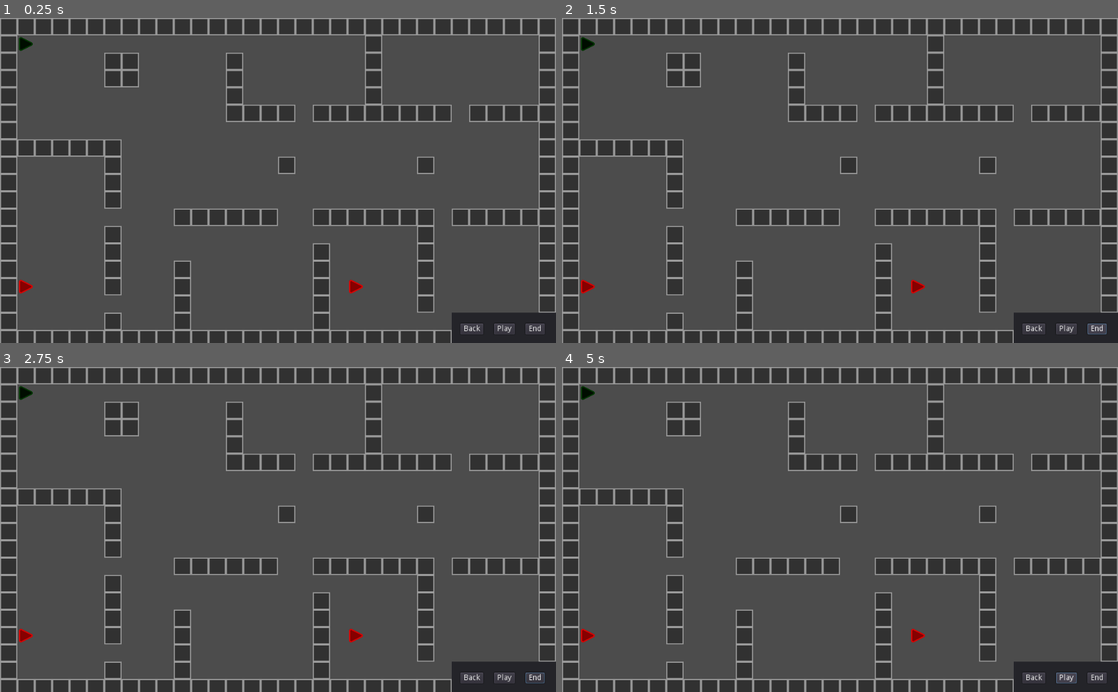
Above: before the commit, frames 1-4 (two rows, left to right).
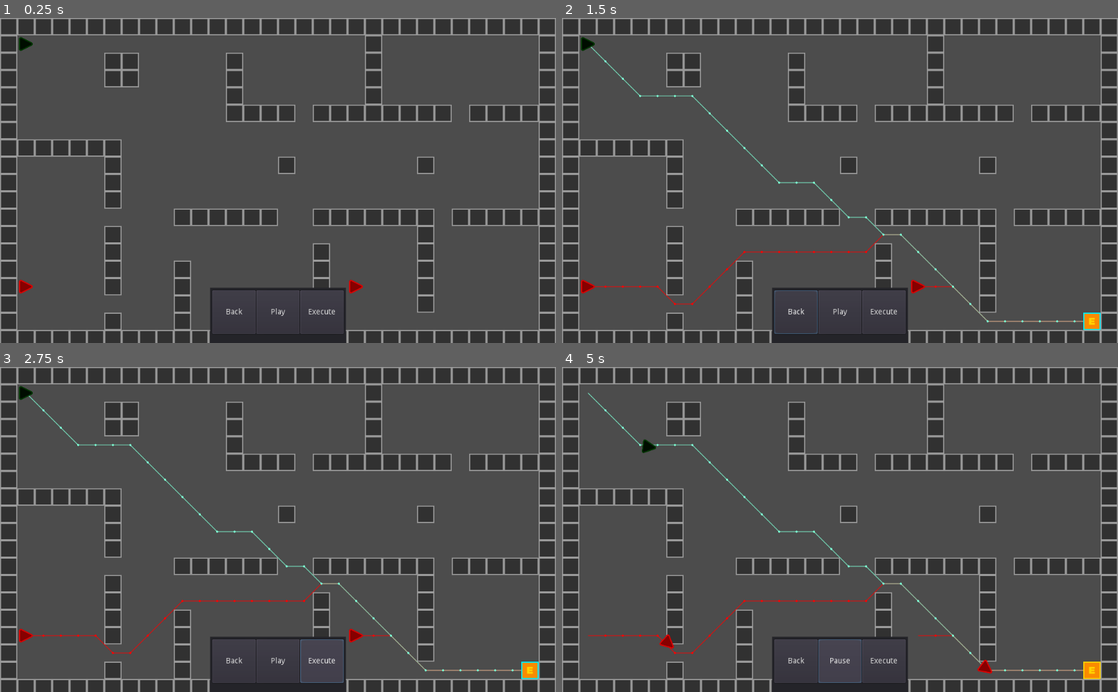
Above: after the commit, the same moments.

Repository: Matthew-Underwood/Jasper
Game: Godot game, scene res://scenes/main.tscn
Two runs of this game, one before a commit and one after it. Both use one fixed random seed, a clock stepped at 60 frames per second and the inputs below.
Inputs (mouse positions are in pixels of both pictures, inside the frame that each line leads up to):
- Up to frame 1 (0.25 s): no input
- Up to frame 2 (1.5 s): click "Back" at 0.5 s; click (1095, 330) at 1.25 s, where only the run before the commit has a clickable "End"
- Up to frame 3 (2.75 s): click (322, 659) at 2 s, where only the run after the commit has a clickable "Execute"
- Up to frame 4 (5 s): click "Play" at 2.75 s; click "Play" (after the commit: "Pause") at 3.5 s; click "Play" at 4.25 s

The runs differ from the first frame. In frame 1, 1.6% of the frame differs, in the area x 37-100%, y 82-100%; in frame 2, 2.4%; in frame 3, 2.6%; in frame 4, 2.9%, in the area x 3-100%, y 5-100%.
Error before the commit: Invalid get index '0' (on base: 'Dictionary'). (res://node/tile_map.gd:122)

Commit message:
Fix bugs
Fix bugs. Tidy up prototype playback UI.

Diff:
--- a/node/character.gd
+++ b/node/character.gd
@@ -27,14 +27,15 @@
 	if _state != States.FOLLOW:
 		return
 	var path = _tileMap.getPath(_characterInfo)
-	var targetPoint = path[_pathIndex]
-	var arrivedToNextPoint = _move_to(targetPoint)
-	if arrivedToNextPoint:
-		_pathIndex = _pathIndex + 1
-		if _pathIndex == (path.size()):
-			_pathIndex = 1
-			setState(States.IDLE)
-			return
+	if !path.empty():
+		var targetPoint = path[_pathIndex]
+		var arrivedToNextPoint = _move_to(targetPoint)
+		if arrivedToNextPoint:
+			_pathIndex = _pathIndex + 1
+			if _pathIndex == (path.size()):
+				_pathIndex = 1
+				setState(States.IDLE)
+				return
 
 
 func setCharacterInfo(characterInfo : CharacterInfo):
--- a/node/tile_map.gd
+++ b/node/tile_map.gd
@@ -119,9 +119,10 @@
 func getPath(characterInfo : CharacterInfo) -> Array:
 	var currentId = characterInfo.getId()
 	var pathWorld = []
-	for point in _pointPaths[currentId]:
-		var pointWorld = map_to_world(Vector2(point.x, point.y)) + _halfCellSize
-		pathWorld.append(pointWorld)
+	if _pointPaths.has(currentId):
+		for point in _pointPaths[currentId]:
+			var pointWorld = map_to_world(Vector2(point.x, point.y)) + _halfCellSize
+			pathWorld.append(pointWorld)
 	return pathWorld
 
 
--- /dev/null
+++ b/node/ui/Back.gd
@@ -0,0 +1,5 @@
+extends Button
+
+
+func _on_Back_button_up():
+	get_tree().call_group_flags(2, "characters", "resetState")
--- /dev/null
+++ b/node/ui/Play.gd
@@ -0,0 +1,12 @@
+extends Button
+
+var buttonText : String = "Play"
+
+func _on_Play_button_up():
+	if buttonText == "Play":
+		buttonText = "Pause"
+		get_tree().call_group_flags(2, "characters", "setState", 1)
+	else:
+		buttonText = "Play"
+		get_tree().call_group_flags(2, "characters", "setState", 0)
+	set_text(buttonText)
--- a/scenes/main.tscn
+++ b/scenes/main.tscn
@@ -19,8 +19,5 @@
 
 [node name="Characters" type="Node2D" parent="."]
 
-[node name="Control" parent="." instance=ExtResource( 4 )]
-margin_left = 832.0
-margin_top = 544.0
-margin_right = 832.0
-margin_bottom = 544.0
+[node name="Panel" parent="." instance=ExtResource( 4 )]
+mouse_filter = 2
--- a/scenes/ui/turn_playback.gd
+++ /dev/null
@@ -1,24 +0,0 @@
-extends Control
-
-
-# Declare member variables here. Examples:
-# var a = 2
-# var b = "text"
-
-
-# Called when the node enters the scene tree for the first time.
-func _ready():
-	pass # Replace with function body.
-
-
-# Called every frame. 'delta' is the elapsed time since the previous frame.
-#func _process(delta):
-#	pass
-
-
-func _on_Play_button_up():
-	get_tree().call_group_flags(2, "characters", "setState", 1)
-
-
-func _on_Back_button_up():
-	get_tree().call_group_flags(2, "characters", "resetState")
--- a/scenes/ui/turn_playback.tscn
+++ b/scenes/ui/turn_playback.tscn
@@ -1,54 +1,73 @@
-[gd_scene load_steps=2 format=2]
+[gd_scene load_steps=3 format=2]
 
-[ext_resource path="res://scenes/ui/turn_playback.gd" type="Script" id=1]
+[ext_resource path="res://node/ui/Play.gd" type="Script" id=2]
+[ext_resource path="res://node/ui/Back.gd" type="Script" id=3]
 
 [node name="Control" type="Control"]
-anchor_right = 0.25
-anchor_bottom = 0.107
-margin_bottom = -0.200005
-script = ExtResource( 1 )
+margin_right = 1024.0
+margin_bottom = 600.0
+grow_horizontal = 0
+grow_vertical = 0
 __meta__ = {
+"_edit_lock_": true,
 "_edit_use_anchors_": false
 }
 
 [node name="Panel" type="Panel" parent="."]
-anchor_right = 0.75
+anchor_left = 0.5
+anchor_top = 0.83
+anchor_right = 0.5
 anchor_bottom = 1.0
-margin_right = -1.52588e-05
-rect_min_size = Vector2( 192, 64 )
-__meta__ = {
-"_edit_use_anchors_": false
-}
+margin_left = -125.0
+margin_right = 125.0
+grow_horizontal = 0
+grow_vertical = 0
 
 [node name="HSplitContainer" type="GridContainer" parent="Panel"]
-margin_left = 16.0
-margin_top = 20.0
-margin_right = 171.0
-margin_bottom = 48.0
-grow_horizontal = 2
-grow_vertical = 2
-custom_constants/hseparation = 20
+anchor_right = 1.0
+anchor_bottom = 1.0
+margin_left = 4.0
+margin_top = 5.0
+margin_right = -4.0
+margin_bottom = -5.0
+grow_horizontal = 0
+grow_vertical = 0
+custom_constants/hseparation = 1
 columns = 3
 __meta__ = {
 "_edit_use_anchors_": false
 }
 
 [node name="Back" type="Button" parent="Panel/HSplitContainer"]
-margin_right = 42.0
-margin_bottom = 20.0
+margin_right = 80.0
+margin_bottom = 80.0
+rect_min_size = Vector2( 80, 80 )
 text = "Back"
+script = ExtResource( 3 )
+__meta__ = {
+"_edit_use_anchors_": false
+}
 
 [node name="Play" type="Button" parent="Panel/HSplitContainer"]
-margin_left = 62.0
-margin_right = 100.0
-margin_bottom = 20.0
+margin_left = 81.0
+margin_right = 161.0
+margin_bottom = 80.0
+rect_min_size = Vector2( 80, 80 )
 text = "Play"
+script = ExtResource( 2 )
+__meta__ = {
+"_edit_use_anchors_": false
+}
 
-[node name="End" type="Button" parent="Panel/HSplitContainer"]
-margin_left = 120.0
-margin_right = 155.0
-margin_bottom = 20.0
-text = "End"
+[node name="Execute" type="Button" parent="Panel/HSplitContainer"]
+margin_left = 162.0
+margin_right = 242.0
+margin_bottom = 80.0
+rect_min_size = Vector2( 80, 80 )
+text = "Execute"
+__meta__ = {
+"_edit_use_anchors_": false
+}
 
-[connection signal="button_up" from="Panel/HSplitContainer/Back" to="." method="_on_Back_button_up"]
-[connection signal="button_up" from="Panel/HSplitContainer/Play" to="." method="_on_Play_button_up"]
+[connection signal="button_up" from="Panel/HSplitContainer/Back" to="Panel/HSplitContainer/Back" method="_on_Back_button_up"]
+[connection signal="button_up" from="Panel/HSplitContainer/Play" to="Panel/HSplitContainer/Play" method="_on_Play_button_up"]
